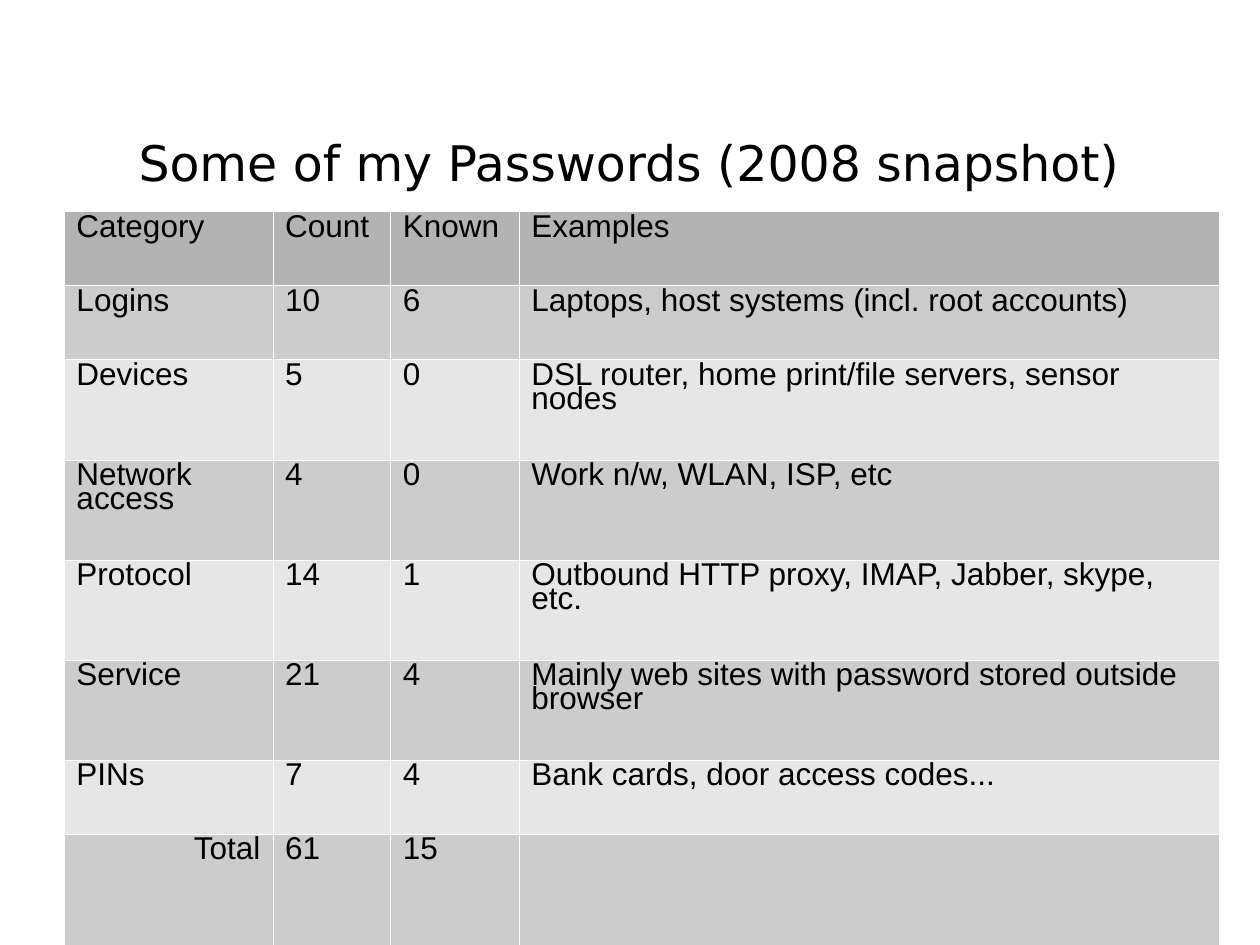
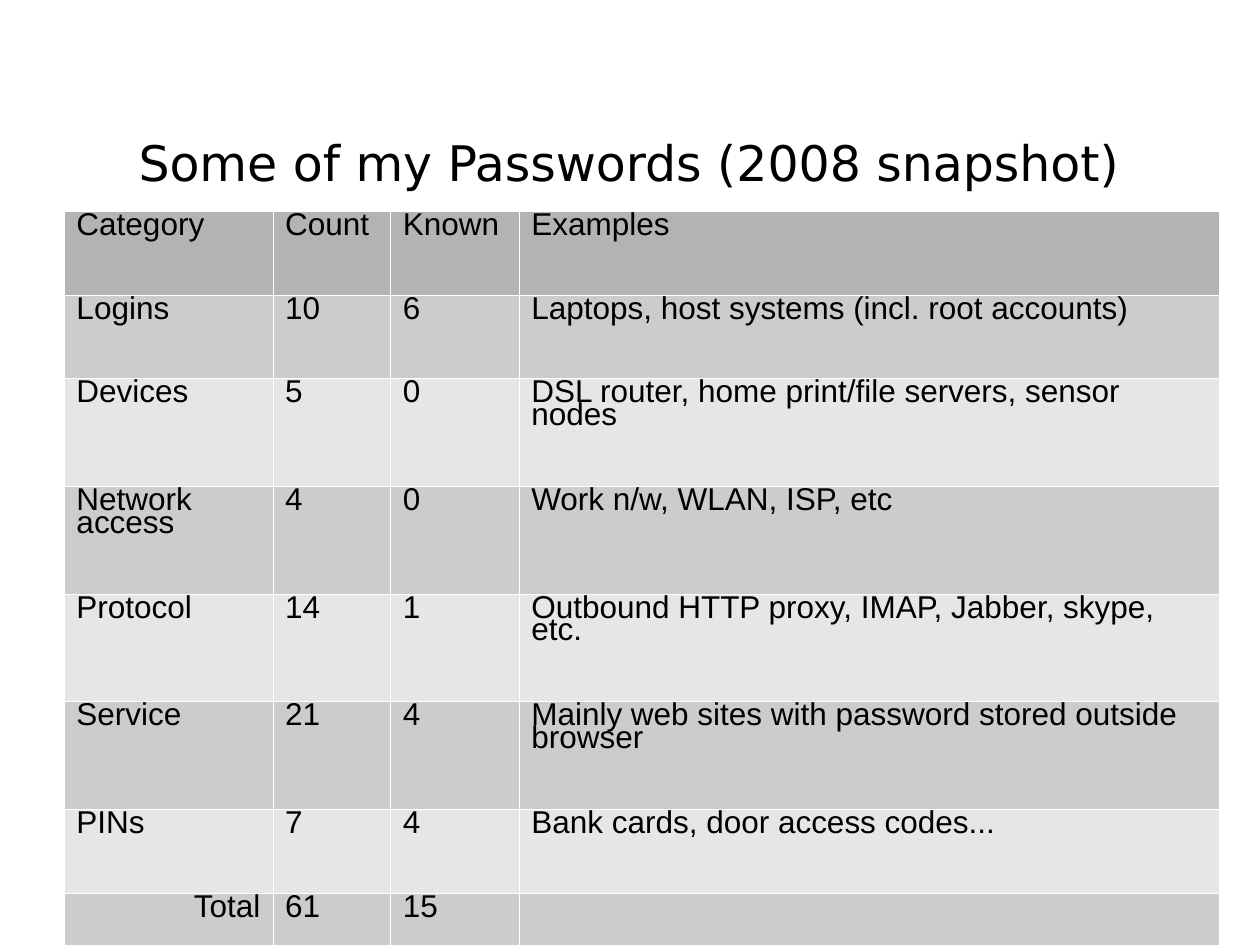
Before and after one commit to sftcd/cs7053, a slide deck: slide 48 of 2016lectures/02-concepts.ppt (slide 47 before the commit). Drawn at 1260x945 pixels with LibreOffice and Linux fonts; fonts in the diff are those of the drawing. Boxes give left, top, right and bottom in pixels: in the first picture for what was removed or moved away, otherwise in the second. Text is boxed around its words. In the diff, an @@ line names an element or a change of style, - is before the commit and + after.

```diff
--- a/2016lectures/02-concepts.ppt
+++ b/2016lectures/02-concepts.ppt
@@ table at [64,212,1220,945] @@
@@ line spacing 0.69 to 0.64 @@
```
Also in this commit, not shown: 8 other slides changed, 1 slide added, 1 other file.
